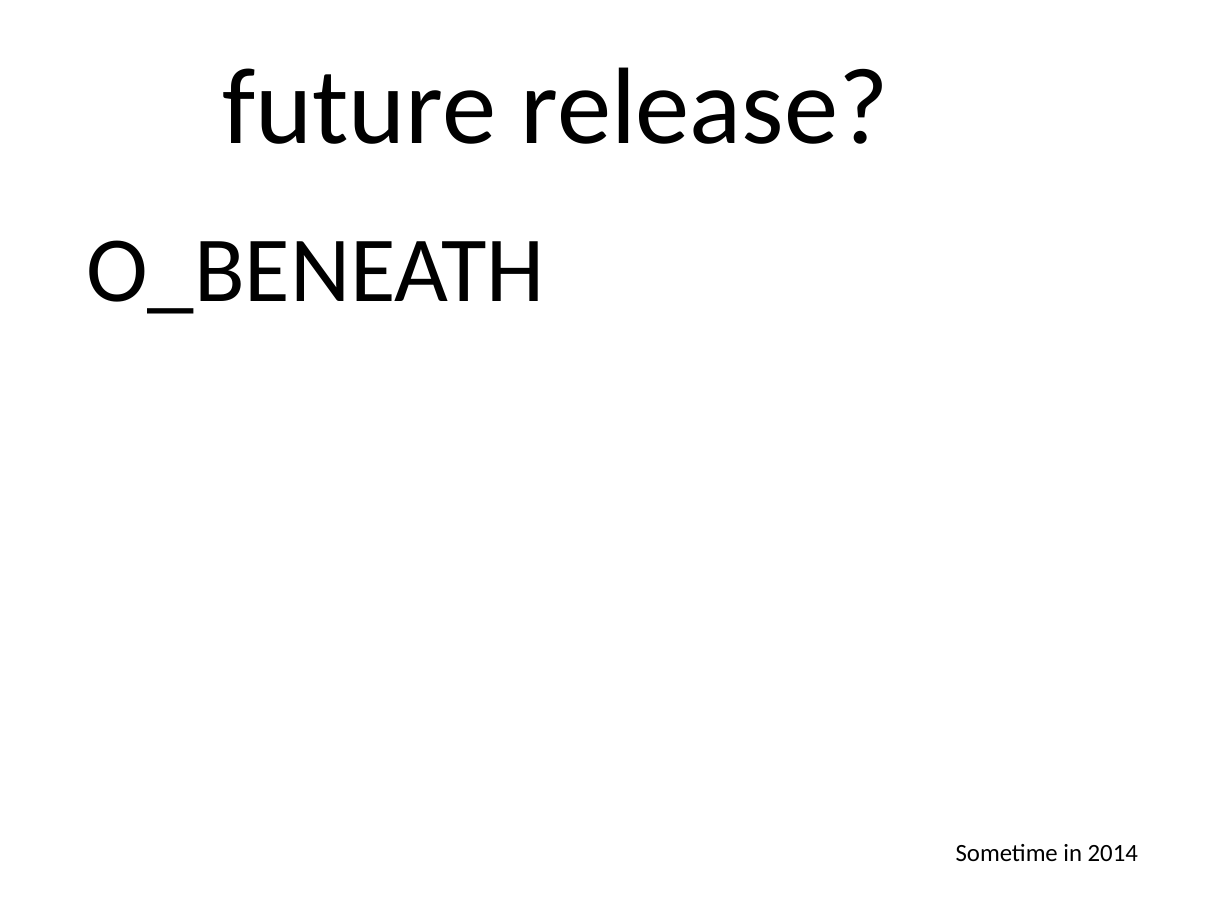
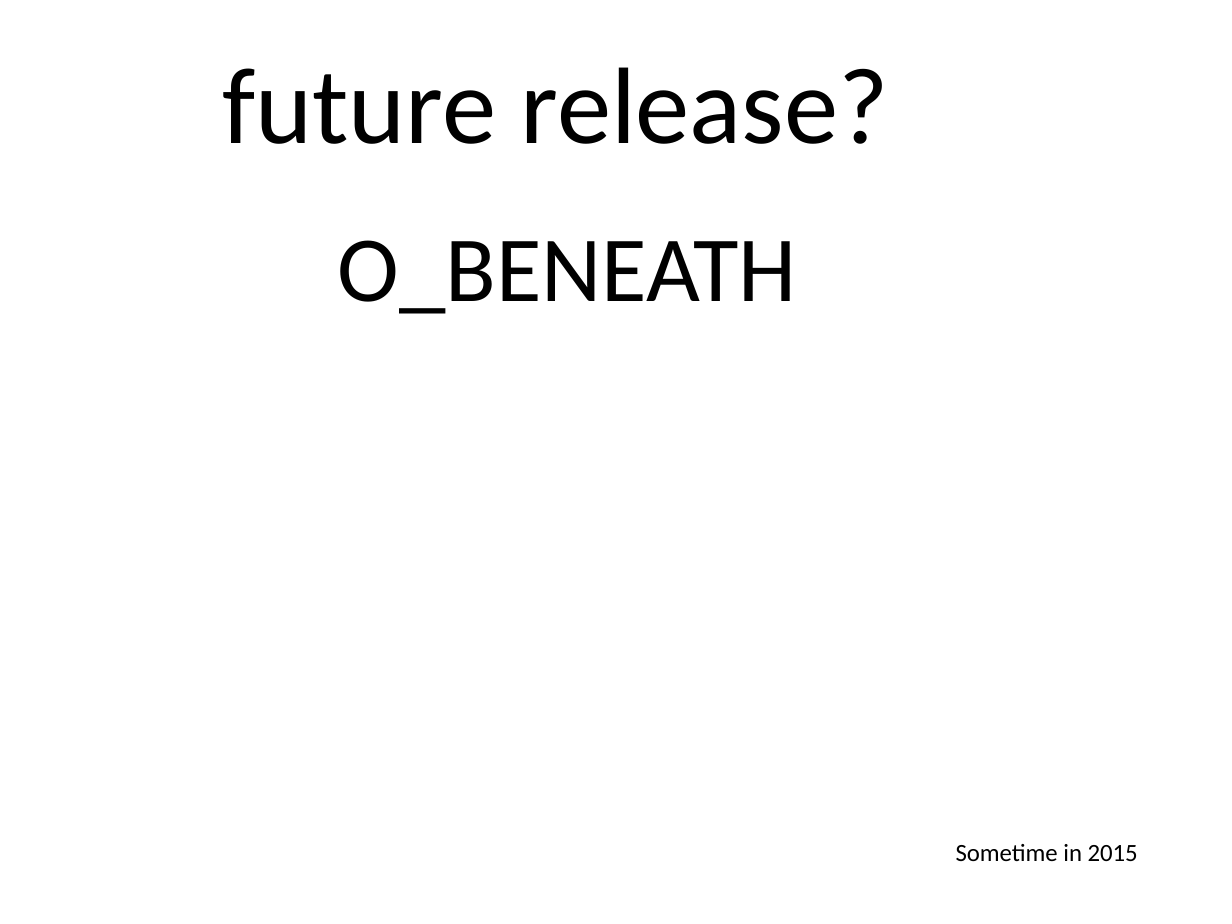
Before and after one commit to gregkh/kernel-development, a slide deck: slide 22 of lf_kernel-development.odp (slide 36 before the commit). Drawn at 1232x924 pixels with LibreOffice and Linux fonts; fonts in the diff are those of the drawing; background and template pictures are left out. Boxes give left, top, right and bottom in pixels: in the first picture for what was removed or moved away, otherwise in the second. Text is boxed around its words. In the diff, an @@ line names an element or a change of style, - is before the commit and + after.

```diff
--- a/lf_kernel-development.odp
+++ b/lf_kernel-development.odp
@@ text "O_BENEATH": place and size @@
-text "O_BENEATH" at [86, 240, 545, 314]
+text "O_BENEATH" at [338, 240, 797, 314]
@@ text at [956, 844, 1138, 861]: text changed @@
-Sometime in 2014
+Sometime in 2015
```
Also in this commit, not shown: 27 other slides changed, 1 slide removed, 1 other file.
